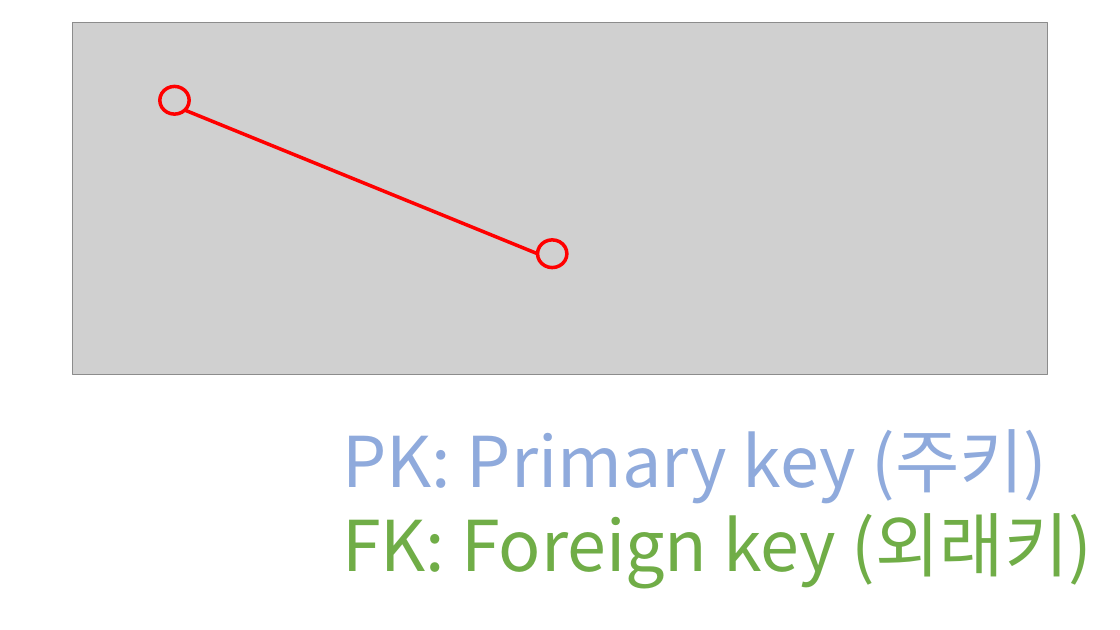
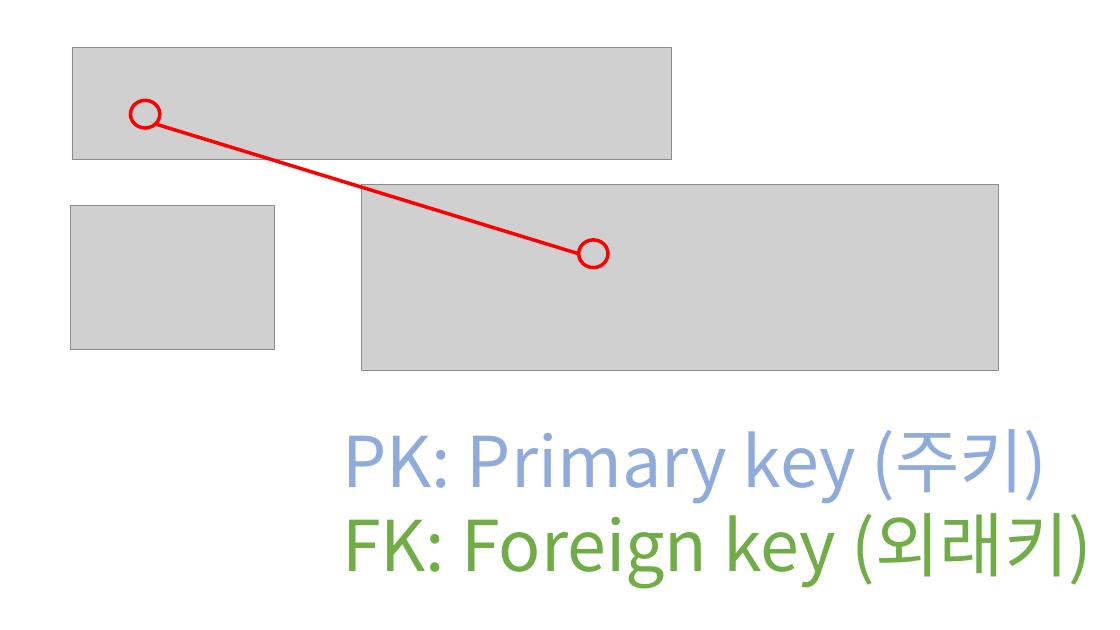
Before and after one commit to GNUCSAssistants/ver.2021_No_Base_ModernWeb, a slide deck: slide 3 of PPT/5. PostgreSQL/RDB.pptx. Drawn at 1120x630 pixels with LibreOffice and Linux fonts; fonts in the diff are those of the drawing; grey boxes stand for pictures. Boxes give left, top, right and bottom in pixels: in the first picture for what was removed or moved away, otherwise in the second. Text is boxed around its words. In the diff, an @@ line names an element or a change of style, - is before the commit and + after.

```diff
--- a/PPT/5. PostgreSQL/RDB.pptx
+++ b/PPT/5. PostgreSQL/RDB.pptx
@@ picture removed at (x1=72, y1=22, x2=1047, y2=375) @@
@@ picture added at (x1=72, y1=48, x2=672, y2=160) @@
@@ ellipse moved from (x1=160, y1=87, x2=189, y2=114) to (x1=130, y1=100, x2=160, y2=128) @@
@@ line moved from (185, 110) - (538, 254) to (155, 124) - (579, 254) @@
@@ picture added at (x1=70, y1=206, x2=275, y2=350) @@
@@ picture added at (x1=361, y1=184, x2=998, y2=371) @@
@@ ellipse moved from (x1=538, y1=240, x2=567, y2=268) to (x1=579, y1=240, x2=608, y2=268) @@
```
Also in this commit, not shown: 1 other slide changed, 1 other file.
